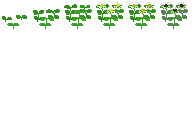
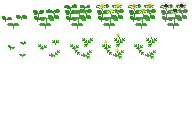
Revision of a layered 192 x 128 image; what changed, layer by layer:
painted on "Sunflower" over [8, 33, 157, 59]
